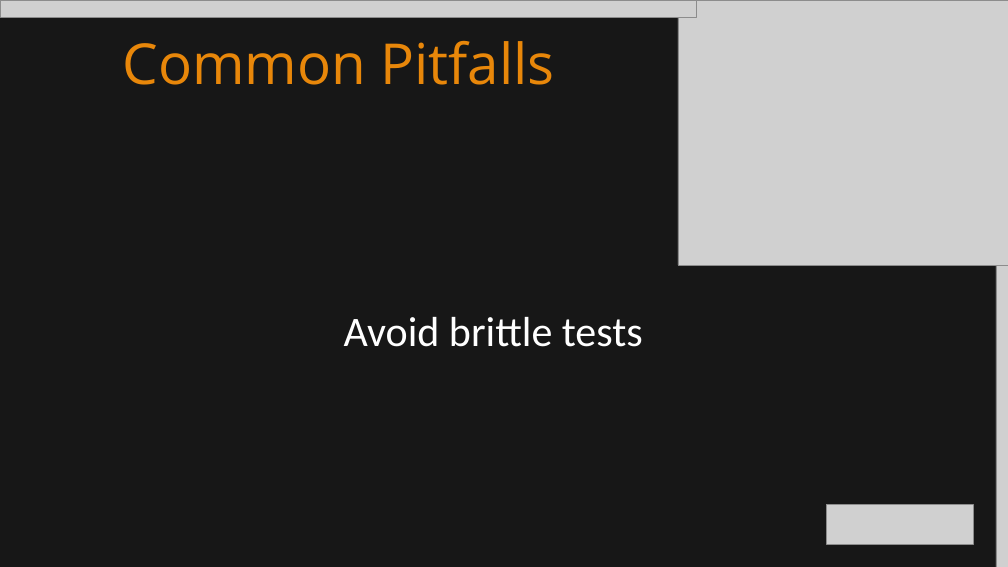
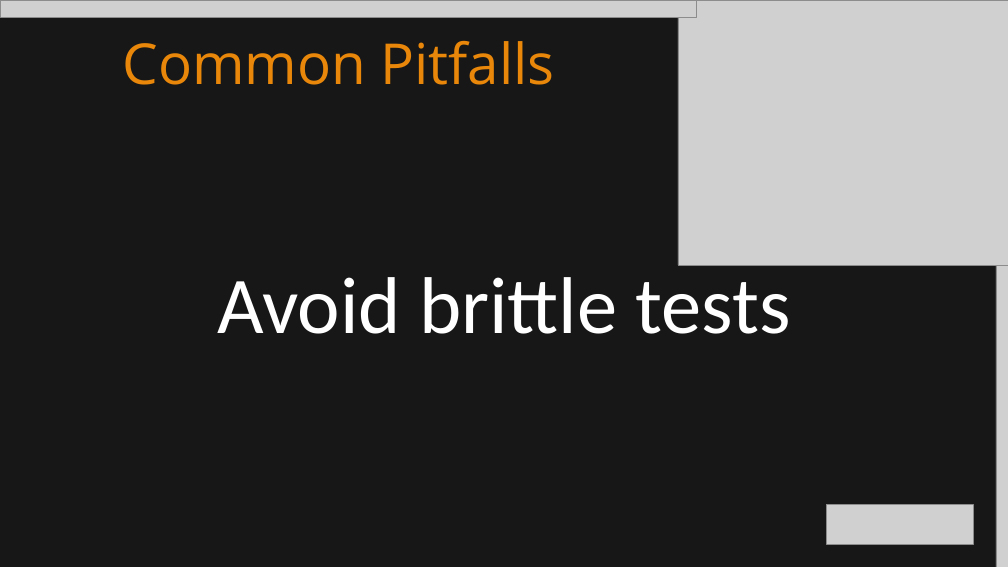
Before and after one commit to itenium-be/UnitTesting, a slide deck: slide 23 of UnitTesting-New.pptx (slide 20 before the commit). Drawn at 1008x567 pixels with LibreOffice and Linux fonts; fonts in the diff are those of the drawing; grey boxes stand for pictures. Boxes give left, top, right and bottom in pixels: in the first picture for what was removed or moved away, otherwise in the second. Text is boxed around its words. In the diff, an @@ line names an element or a change of style, - is before the commit and + after.

```diff
--- a/UnitTesting-New.pptx
+++ b/UnitTesting-New.pptx
@@ text "Avoid brittle tests": place and size @@
-text "Avoid brittle tests" at [344, 317, 643, 347]
+text "Avoid brittle tests" at [217, 277, 791, 334]
@@ text "Avoid brittle tests" at [217, 277, 791, 334]: size 60 to 115 pt @@
```
Also in this commit, not shown: 8 other slides changed, 6 slides added.
